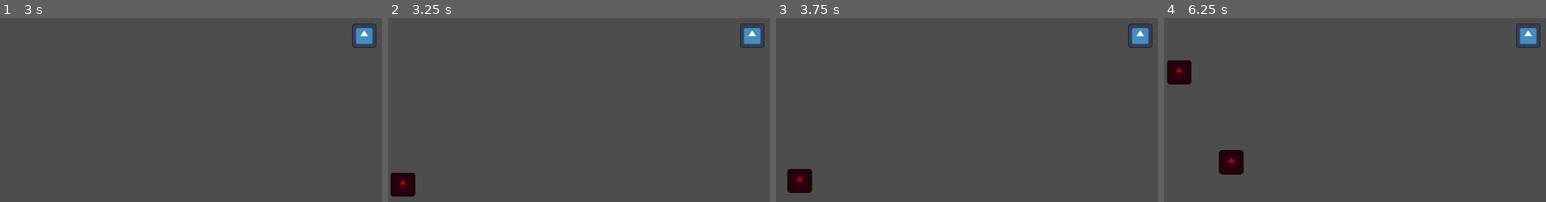
Above: before the commit, frames 1-4 (left to right).
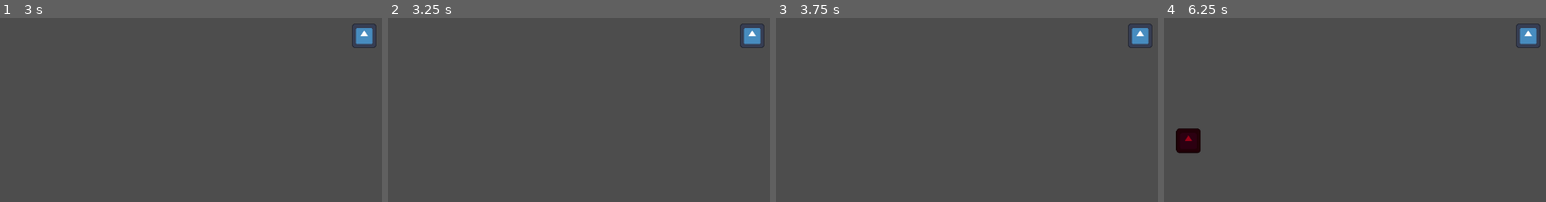
Above: after the commit, the same moments.

Repository: cosmincreato/mds
Game: Godot game, scene res://scenes/main_scene.tscn
The game is run twice, just before and just after one commit, with the same random seed, the same clock (stepped at 60 frames per second) and the same inputs. The engine's default icon, where the game draws it, is replaced by a stand-in: a white triangle on a blue panel in a dark square.
Inputs:
- Up to frame 1 (3 s): tap Enter at 0.5, 2 s; tap Space at 1.25, 2.75 s
- Up to frame 2 (3.25 s): no input
- Up to frame 3 (3.75 s): no input
- Up to frame 4 (6.25 s): tap Enter at 4.25 s

Frame 1 is identical in both runs. In frame 2, 0.8% of the frame differs, in the area x 0-8%, y 84-98%; in frame 3, 0.8%; in frame 4, 2.6%, in the area x 0-22%, y 22-86%.

Commit message:
Fix base position

Diff:
--- a/scenes/main_scene.tscn
+++ b/scenes/main_scene.tscn
@@ -8,7 +8,7 @@
 script = ExtResource("1_pu3yx")
 
 [node name="Base" parent="." instance=ExtResource("3_gubc5")]
-position = Vector2(563, 305)
+position = Vector2(800, 450)
 
 [node name="Camera2D" type="Camera2D" parent="Base"]
 zoom = Vector2(0.3, 0.3)
Not shown: 1 places in scenes/base.tscn that only renumber resources
